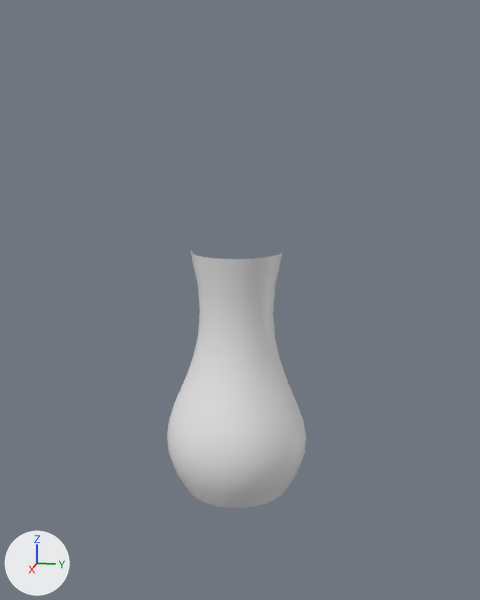
Renders of the Blender file Assets/Player/lantern.blend from each side of a commit.
Camera for both pictures: a 50 mm lens placed at (1.16, 0.238, 0.651), pointed at (-0.001, 0.006, 0.36). Lighting does not change. The marker at lower left points along +X, +Y and +Z.

The first picture shows 'BezierCurve'.
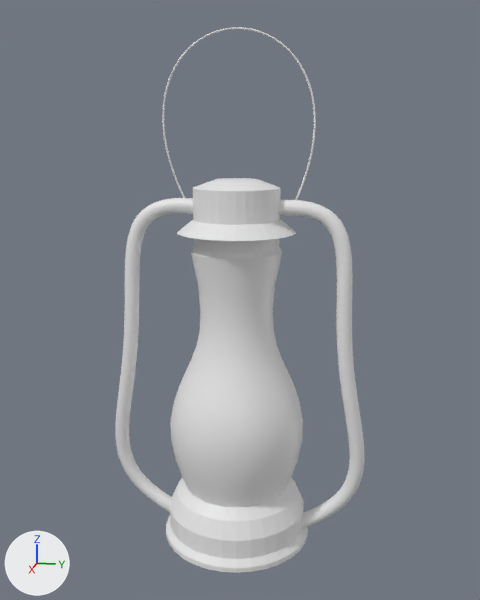
Commit message: lantern model

Diff of the bpy script that builds the scene:
```diff
--- a/Assets/Player/lantern.blend.py
+++ b/Assets/Player/lantern.blend.py
@@ me_cylinder @@
 # used by ob_cylinder; location = (0.0, 0.0, 0.0); scale = (0.1, 0.1, 0.0025)
-me_cylinder.from_pydata(...)  # 64 vertices, 34 faces; spans x -1.0..1.0, y -1.0..1.0, z -1.0..1.0
+me_cylinder.from_pydata(...)  # 224 vertices, 194 faces; spans x -1.41..1.41, y -1.41..1.41, z -43.21..1.0
+# me_cylinder part 1
+# 1 face is deleted
+# 96 vertices are added at x -1.41..1.41, y -1.41..1.41, z -43.21..-7.63
+# 32 new vertices lie (0.0, 0.0, 14.58) away from vertices in x -1.32..1.32, y -1.32..1.32, z -34.51
+# 32 new vertices lie (0.0, 0.0, 3.67) away from vertices in x -1.41..1.41, y -1.41..1.41, z -43.21
+# 161 new faces join them
@@ cu_beziercurve @@
 _sp = cu_beziercurve.splines.new('BEZIER'); _sp.bezier_points.add(1)
 _sp.bezier_points.foreach_set('co', [-0.451, 0.0829, 0.0, 0.0035, 0.1, 0.0])
-_sp.bezier_points.foreach_set('handle_left', [-0.571, 0.114, 0.0, -0.161, 0.208, 0.0])
-_sp.bezier_points.foreach_set('handle_right', [-0.189, 0.0141, 0.0, 0.157, -0.000583, 0.0])
+_sp.bezier_points.foreach_set('handle_left', [-0.571, 0.114, 0.0, -0.232, 0.192, 0.0])
+_sp.bezier_points.foreach_set('handle_right', [-0.189, 0.0141, 0.0, 0.175, 0.0333, 0.0])
 for _p, _l, _r in zip(_sp.bezier_points, ['ALIGNED', 'ALIGNED'], ['ALIGNED', 'ALIGNED']): _p.handle_left_type = _l; _p.handle_right_type = _r
@@ cu_nurbspath_001 @@
+cu_nurbspath_001 = bpy.data.curves.new('NurbsPath.001', 'CURVE')
+cu_nurbspath_001.dimensions = '3D'
+_sp = cu_nurbspath_001.splines.new('NURBS'); _sp.points.add(4)
+_sp.points.foreach_set('co', [-1.312, 0.0, -2.816, 1.0, -2.737, -0.419, 0.541, 1.0, 0.0, 0.0, 2.101, 1.0, 2.632, 0.645, 0.54, 1.0, 1.194, 0.0, -2.805, 1.0])
+_sp.order_u = 5
+_sp.order_v = 0
+_sp.use_endpoint_u = True
+cu_nurbspath_001.use_path = True
+cu_nurbspath_001.use_path_clamp = True
+cu_nurbspath_001.bevel_mode = 'OBJECT'
+cu_nurbspath_001.bevel_resolution = 0
+cu_nurbspath_001.fill_mode = 'HALF'
+cu_nurbspath_001.bevel_object = ob_beziercircle_001
@@ cu_beziercircle_003 @@
+cu_beziercircle_003 = bpy.data.curves.new('BezierCircle.003', 'CURVE')
+cu_beziercircle_003.dimensions = '3D'
+_sp = cu_beziercircle_003.splines.new('BEZIER'); _sp.bezier_points.add(3)
+_sp.bezier_points.foreach_set('co', [-1.0, 0.0, 0.0, 0.0, 1.0, 0.0, 1.0, 0.0, 0.0, 0.0, -1.0, 0.0])
+_sp.bezier_points.foreach_set('handle_left', [-1.0, -0.552, 0.0, -0.552, 1.0, 0.0, 1.0, 0.552, 0.0, 0.552, -1.0, 0.0])
+_sp.bezier_points.foreach_set('handle_right', [-1.0, 0.552, 0.0, 0.552, 1.0, 0.0, 1.0, -0.552, 0.0, -0.552, -1.0, 0.0])
+for _p, _l, _r in zip(_sp.bezier_points, ['AUTO', 'AUTO', 'AUTO', 'AUTO'], ['AUTO', 'AUTO', 'AUTO', 'AUTO']): _p.handle_left_type = _l; _p.handle_right_type = _r
+_sp.order_u = 0
+_sp.order_v = 0
+_sp.use_cyclic_u = True
+cu_beziercircle_003.use_path = True
+cu_beziercircle_003.use_path_clamp = True
+cu_beziercircle_003.bevel_resolution = 0
+cu_beziercircle_003.fill_mode = 'HALF'
@@ cu_nurbspath @@
+cu_nurbspath = bpy.data.curves.new('NurbsPath', 'CURVE')
+cu_nurbspath.dimensions = '3D'
+_sp = cu_nurbspath.splines.new('NURBS'); _sp.points.add(4)
+_sp.points.foreach_set('co', [-0.93, 0.0, 1.587, 1.0, -1.0, 0.0, 0.669, 1.0, 0.0727, 0.157, 1.888, 1.0, 0.557, 0.0, 0.429, 1.0, 1.045, 0.0, 1.488, 1.0])
+_sp.order_u = 5
+_sp.order_v = 0
+_sp.use_endpoint_u = True
+cu_nurbspath.use_path = True
+cu_nurbspath.use_path_clamp = True
+cu_nurbspath.bevel_mode = 'OBJECT'
+cu_nurbspath.bevel_resolution = 0
+cu_nurbspath.fill_mode = 'HALF'
+cu_nurbspath.bevel_object = ob_beziercircle
@@ cu_beziercircle_002 @@
+cu_beziercircle_002 = bpy.data.curves.new('BezierCircle.002', 'CURVE')
+cu_beziercircle_002.dimensions = '3D'
+_sp = cu_beziercircle_002.splines.new('BEZIER'); _sp.bezier_points.add(3)
+_sp.bezier_points.foreach_set('co', [-1.0, 0.0, 0.0, 0.0, 1.0, 0.0, 1.0, 0.0, 0.0, 0.0, -1.0, 0.0])
+_sp.bezier_points.foreach_set('handle_left', [-1.0, -0.552, 0.0, -0.552, 1.0, 0.0, 1.0, 0.552, 0.0, 0.552, -1.0, 0.0])
+_sp.bezier_points.foreach_set('handle_right', [-1.0, 0.552, 0.0, 0.552, 1.0, 0.0, 1.0, -0.552, 0.0, -0.552, -1.0, 0.0])
+for _p, _l, _r in zip(_sp.bezier_points, ['AUTO', 'AUTO', 'AUTO', 'AUTO'], ['AUTO', 'AUTO', 'AUTO', 'AUTO']): _p.handle_left_type = _l; _p.handle_right_type = _r
+_sp.order_u = 0
+_sp.order_v = 0
+_sp.use_cyclic_u = True
+cu_beziercircle_002.use_path = True
+cu_beziercircle_002.use_path_clamp = True
+cu_beziercircle_002.bevel_resolution = 0
+cu_beziercircle_002.fill_mode = 'HALF'
@@ ob_beziercurve @@
 _m = ob_beziercurve.modifiers.new('Screw', 'SCREW')
 _m.axis = 'X'
-_m.angle = 3.142
 _m.merge_threshold = 0.0
@@ ob_circle @@
+ob_circle = bpy.data.objects.new('Circle', me_circle)  # 224 vertices, 193 faces; spans x -1.3..1.3, y -1.3..1.3, z 0.0..1.0
+ob_circle.location = (0.0, 0.0, 0.45)
+ob_circle.scale = (0.0814, 0.0814, 0.128)
@@ ob_nurbspath_001 @@
+ob_nurbspath_001 = bpy.data.objects.new('NurbsPath.001', cu_nurbspath_001)
+ob_nurbspath_001.location = (0.0, 0.0, 0.768)
+ob_nurbspath_001.rotation_euler = (0.0, 0.0, -1.571)  # degrees (0, 0, -90)
+ob_nurbspath_001.scale = (0.08, 0.08, 0.08)
@@ ob_beziercircle_001 @@
+ob_beziercircle_001 = bpy.data.objects.new('BezierCircle.001', cu_beziercircle_003)
+ob_beziercircle_001.location = (0.45, -0.517, -0.271)
+ob_beziercircle_001.scale = (0.0216, 0.0216, 0.0216)
@@ ob_nurbspath @@
+ob_nurbspath = bpy.data.objects.new('NurbsPath', cu_nurbspath)  # modifiers MIRROR
+ob_nurbspath.location = (0.0, 0.57, 0.238)
+ob_nurbspath.rotation_euler = (1.571, 1.571, 0.0)  # degrees (90, 90, 0)
+ob_nurbspath.scale = (0.314, 0.314, 0.314)
@@ ob_empty @@
+ob_empty = bpy.data.objects.new('Empty', None)
+ob_empty.location = (0.0, 0.0, 0.0)
@@ ob_beziercircle @@
+ob_beziercircle = bpy.data.objects.new('BezierCircle', cu_beziercircle_002)
+ob_beziercircle.location = (0.0396, -0.602, -0.111)
+ob_beziercircle.scale = (0.0433, 0.0433, 0.0433)
```

Changed parts and their boxes [x1, y1, x2, y2] in the pictures (480 x 600 px):
'BezierCurve', reshaped, modifiers changed
    before: [167, 250, 306, 508]
    after: [170, 250, 303, 507]
'NurbsPath', added
    after: [115, 198, 364, 529]
'Cylinder', reshaped (not visible before)
    after: [166, 477, 308, 573]
'Circle', added
    after: [177, 178, 296, 260]
'NurbsPath.001', added
    after: [162, 27, 316, 200]
